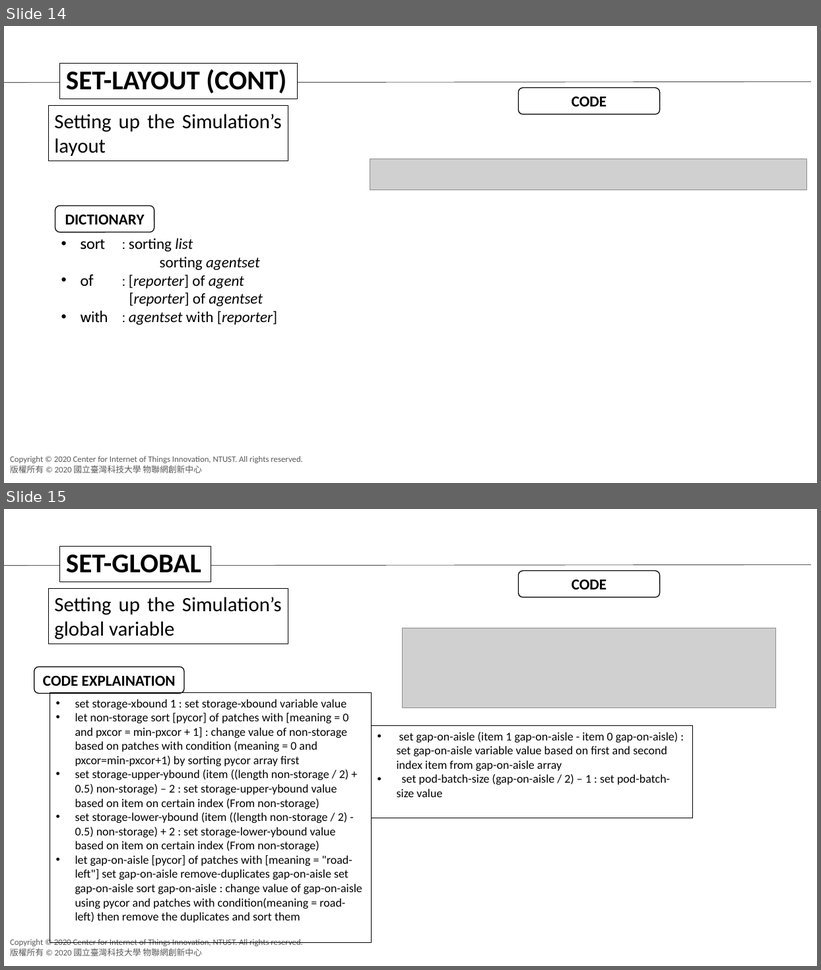
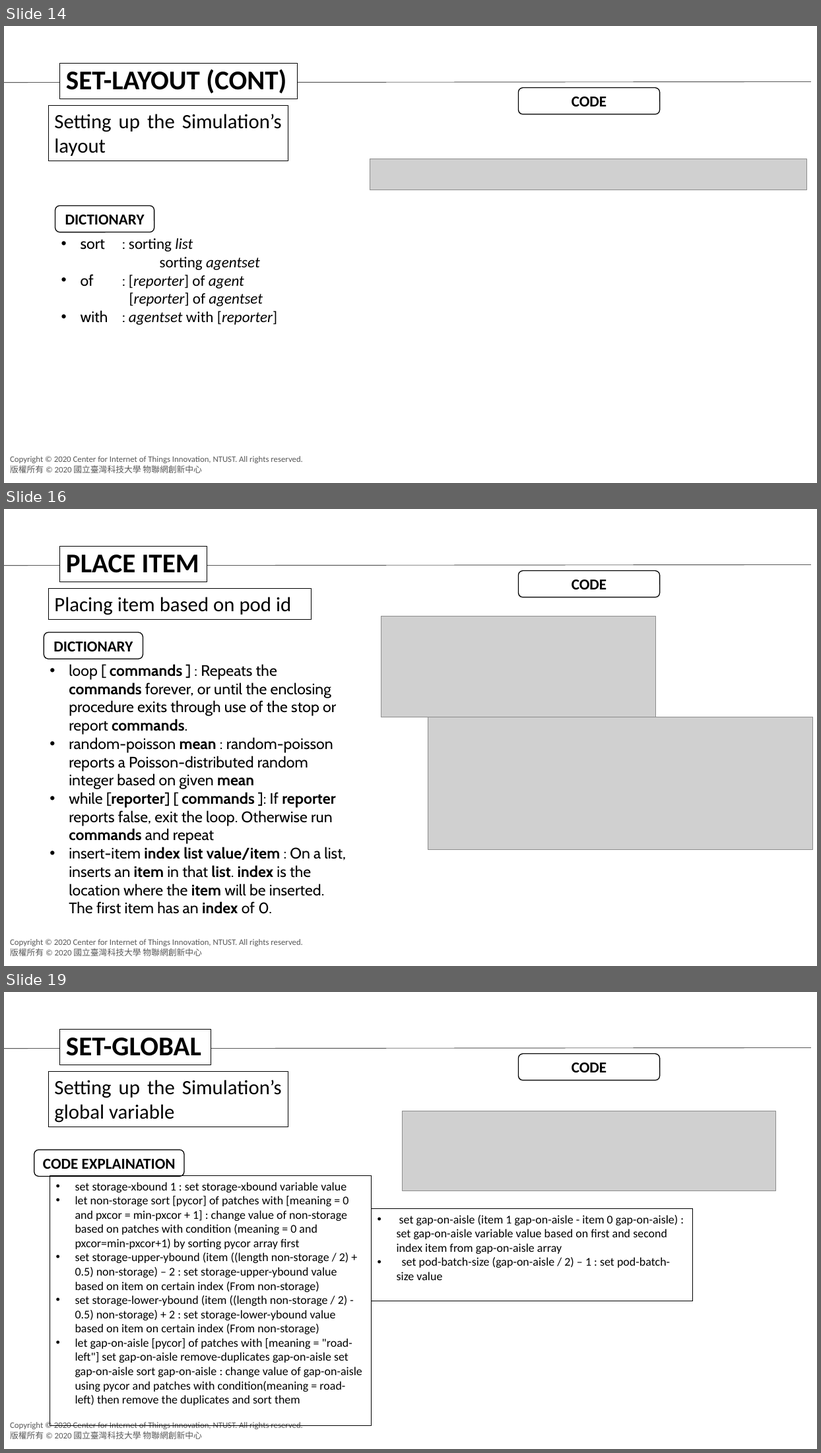
Before and after one commit to agnesyosephine/kiva, a slide deck: Tutorial/Code Learning-Ryanda.pptx. Shown one above the other, each under a label of ours: slides 14 and 15 before the commit, slides 14, 16 and 19 after it; the slides between them are not shown. The pictures are 821x970 and 821x1453 pixels, drawn with LibreOffice and Linux fonts; fonts in the diff are those of the drawing; grey boxes stand for pictures; background and template pictures are left out. Boxes give left, top, right and bottom in pixels: in the first picture for what was removed or moved away, otherwise in the second. Text is boxed around its words. In the diff, an @@ line names an element or a change of style, - is before the commit and + after.

Commit message:
Adding place-item

```diff
--- a/Tutorial/Code Learning-Ryanda.pptx
+++ b/Tutorial/Code Learning-Ryanda.pptx
@@ slide 16 added at [4,509,817,966], background #FFFFFF; not listed: 2 template elements that a slide beside it also shows @@
@@ rectangle added at [60,546,207,582], fill #FFFFFF, outline #000000 0.75 pt, 32 pt, text #000000, bold @@
+PLACE ITEM
@@ line added from (4, 566) to (811, 565), #000000 0.5 pt @@
@@ rounded rectangle added at [519,570,660,597], fill #FFFFFF, outline #000000 1 pt, 18 pt, text #000000, bold @@
+CODE
@@ rectangle added at [48,589,312,619], outline #000000 0.75 pt, 24 pt, text #000000 @@
+Placing item based on pod id
@@ picture added at [381,617,656,718] @@
@@ rounded rectangle added at [44,632,143,659], fill #FFFFFF, outline #000000 1 pt, 18 pt, text #000000, bold @@
+DICTIONARY
@@ text added at [69,664,346,914], 18 pt, text #000000 @@
+• loop [ commands ] : Repeats the commands forever, or until the enclosing procedure exits through use of the stop or report commands.
+• random-poisson mean : random-poisson reports a Poisson-distributed random integer based on given mean
+• while [reporter] [ commands ]: If reporter reports false, exit the loop. Otherwise run commands and repeat
+• insert-item index list value/item : On a list, inserts an item in that list. index is the location where the item will be inserted. The first item has an index of 0.
@@ picture added at [428,718,813,851] @@
@@ what was slide 15 is now slide 19 @@
```
Also in this commit, not shown: 2 slides changed, 3 other slides added, 1 other file.
